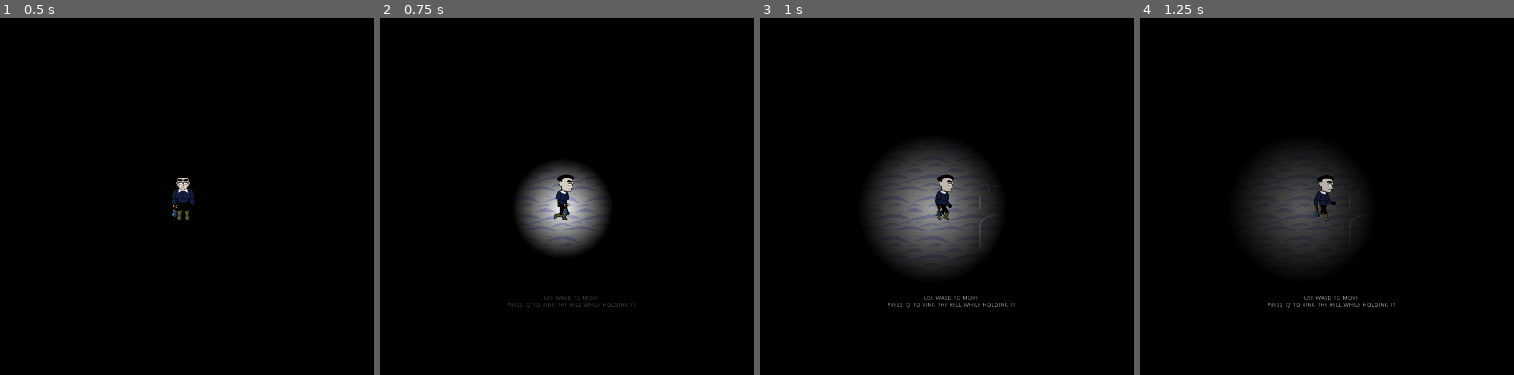
Above: before the commit, frames 1-4 (left to right).
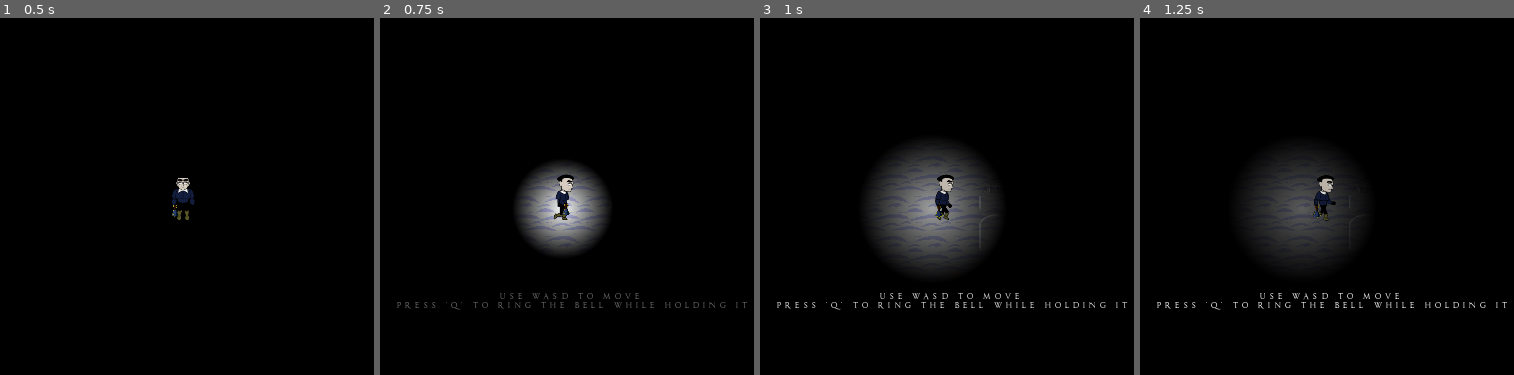
Above: after the commit, the same moments.

Repository: Team-JEDI/GodotWildJam16
Game: Godot game, scene res://scenes/levels/1.tscn
The game is run twice, just before and just after one commit, with the same random seed, the same clock (stepped at 60 frames per second) and the same inputs. This scene is started directly instead of the project's main scene. Sound files missing from this copy of the repository are replaced by a short silence.
Inputs (mouse positions are in pixels of both pictures, inside the frame that each line leads up to):
- Up to frame 1 (0.5 s): no input
- Up to frame 2 (0.75 s): tap Enter at 0.5 s; move the mouse to (739, 185) at 0.52 s; hold Right (move_right) from 0.53 s (still down); tap E (interact) at 0.6 s
- Up to frame 3 (1 s): keep holding Right (move_right)
- Up to frame 4 (1.25 s): keep holding Right (move_right)

Frame 1 is identical in both runs. In frame 2, 0.6% of the frame differs, in the area x 4-99%, y 77-82%; in frame 3, 0.8%; in frame 4, 0.8%.

Commit message:
Adding font to tutorial and alert labels

Diff:
--- /dev/null
+++ b/game/assets/fonts/alert.tres
@@ -0,0 +1,10 @@
+[gd_resource type="DynamicFont" load_steps=2 format=2]
+
+[ext_resource path="res://assets/fonts/Imperator.ttf" type="DynamicFontData" id=1]
+
+[resource]
+size = 18
+use_mipmaps = true
+extra_spacing_bottom = 10
+extra_spacing_char = 10
+font_data = ExtResource( 1 )
--- a/game/scenes/LevelTemplate.tscn
+++ b/game/scenes/LevelTemplate.tscn
@@ -12,6 +12,7 @@
 [ext_resource path="res://scripts/enemy/EnemyHandler.gd" type="Script" id=10]
 [ext_resource path="res://scenes/enemy/EnemyGraph.tscn" type="PackedScene" id=11]
 [ext_resource path="res://scenes/Player.tscn" type="PackedScene" id=12]
+[ext_resource path="res://assets/fonts/alert.tres" type="DynamicFont" id=13]
 
 [node name="Level" type="Node2D"]
 material = ExtResource( 1 )
@@ -42,6 +43,7 @@
 anchor_right = 1.0
 anchor_bottom = 1.0
 margin_top = 840.0
+custom_fonts/font = ExtResource( 13 )
 text = "X HOURS UNTIL MIDNIGHT"
 align = 1
 valign = 1
--- a/game/scenes/levels/1.tscn
+++ b/game/scenes/levels/1.tscn
@@ -1,15 +1,16 @@
-[gd_scene load_steps=7 format=2]
+[gd_scene load_steps=8 format=2]
 
 [ext_resource path="res://scenes/LevelTemplate.tscn" type="PackedScene" id=1]
 [ext_resource path="res://scenes/Gate.tscn" type="PackedScene" id=2]
 [ext_resource path="res://scenes/LevelEndKey.tscn" type="PackedScene" id=3]
 [ext_resource path="res://scenes/EndGate.tscn" type="PackedScene" id=4]
 [ext_resource path="res://scenes/VOTriggerArea.tscn" type="PackedScene" id=5]
+[ext_resource path="res://assets/fonts/alert.tres" type="DynamicFont" id=6]
 
 [sub_resource type="RectangleShape2D" id=1]
 extents = Vector2( 30, 30 )
 
-[node name="Level" instance=ExtResource( 1 )]
+[node name="Level" index="0" instance=ExtResource( 1 )]
 level_num = 1
 
 [node name="Floor" parent="Tilemaps" index="0"]
@@ -31,6 +32,9 @@
 [node name="CollisionShape2D" parent="EndZone" index="0"]
 shape = SubResource( 1 )
 
+[node name="time_alert" parent="ui" index="0"]
+custom_fonts/font = ExtResource( 6 )
+
 [node name="tut_text" type="Label" parent="ui" index="3"]
 modulate = Color( 1, 1, 1, 0 )
 anchor_top = 0.6
@@ -38,6 +42,7 @@
 anchor_bottom = 0.8
 margin_right = 40.0
 margin_bottom = 14.0
+custom_fonts/font = ExtResource( 6 )
 text = "Tutorial text"
 align = 1
 valign = 1
Not shown: 1 places in game/scenes/LevelTemplate.tscn that only renumber resources
